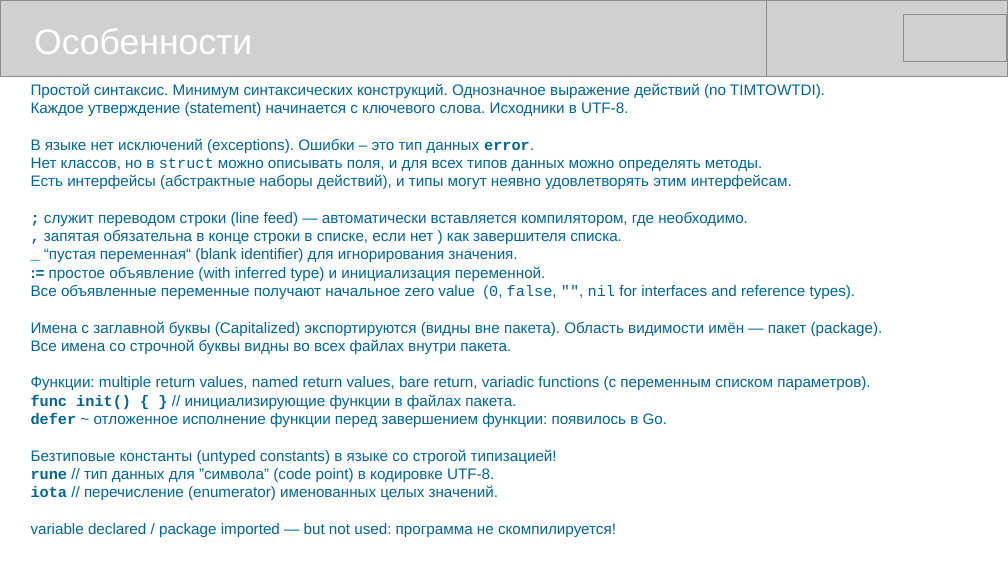
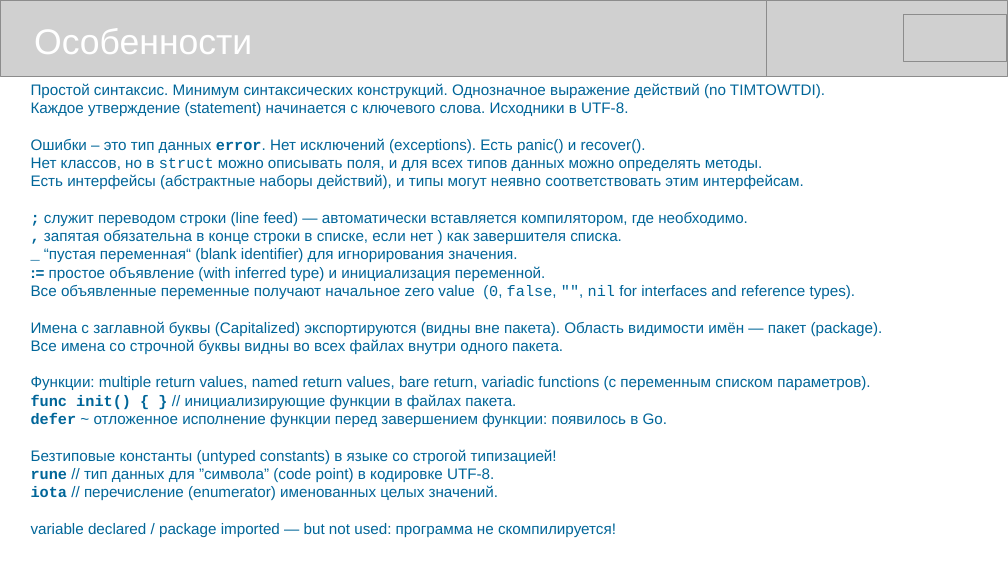
Before and after one commit to mike-shock/Go_language, a slide deck: slide 15 of Go_Review.odp. Drawn at 1008x567 pixels with LibreOffice and Linux fonts; fonts in the diff are those of the drawing; grey boxes stand for pictures. Boxes give left, top, right and bottom in pixels: in the first picture for what was removed or moved away, otherwise in the second. Text is boxed around its words. In the diff, an @@ line names an element or a change of style, - is before the commit and + after.

```diff
--- a/Go_Review.odp
+++ b/Go_Review.odp
@@ text at box(31, 138, 646, 153): text changed @@
-В языке нет исключений (exceptions). Ошибки – это тип данных error.
+Ошибки – это тип данных error. Нет исключений (exceptions). Есть panic() и recover().
@@ text at box(31, 174, 804, 189): text changed @@
-Есть интерфейсы (абстрактные наборы действий), и типы могут неявно удовлетворять этим интерфейсам.
+Есть интерфейсы (абстрактные наборы действий), и типы могут неявно соответствовать этим интерфейсам.
@@ text at box(31, 339, 563, 354): text changed @@
-Все имена со строчной буквы видны во всех файлах внутри пакета.
+Все имена со строчной буквы видны во всех файлах внутри одного пакета.
```
Also in this commit, not shown: 6 other slides changed, 1 slide added, 3 other files.
